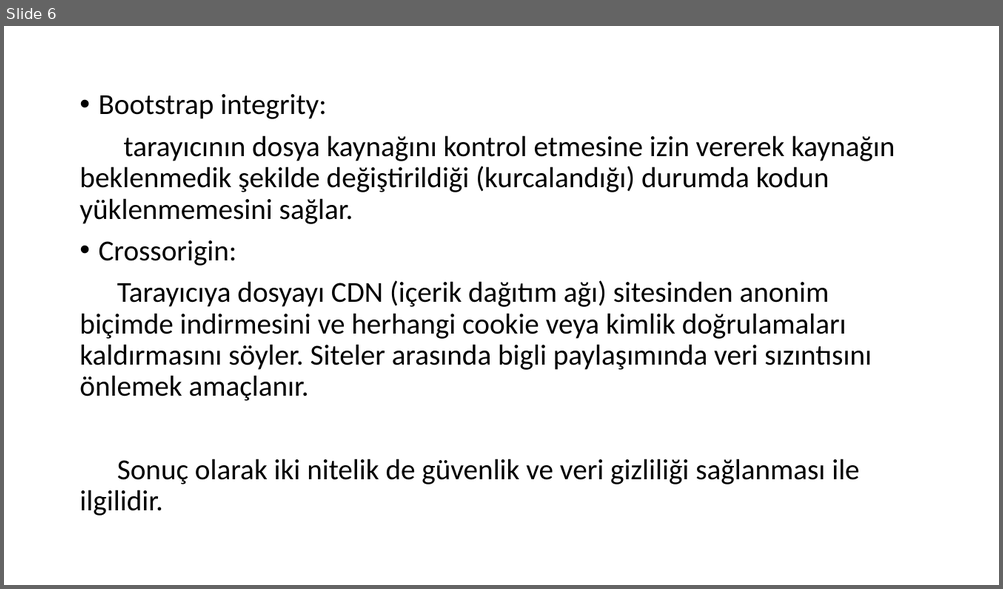
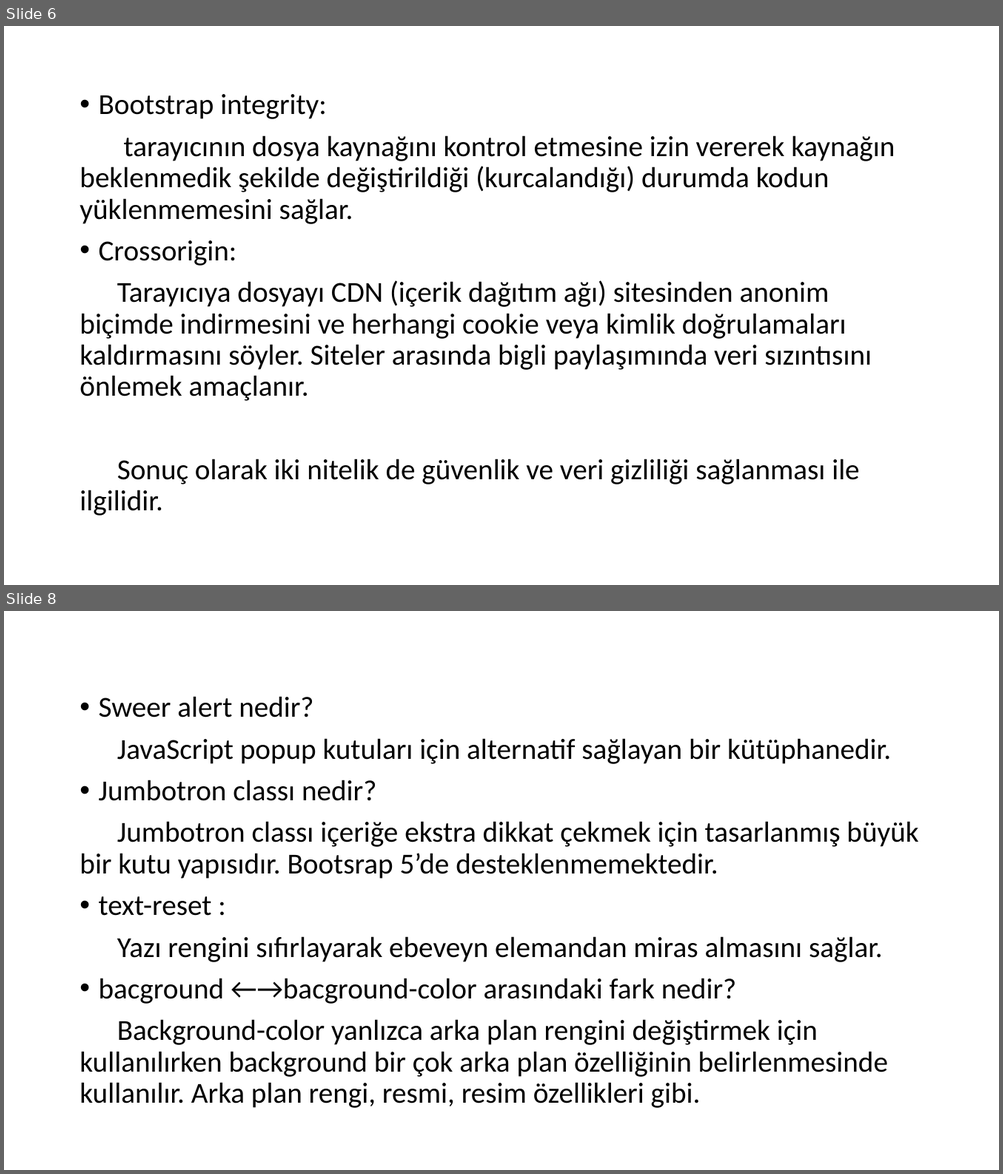
Before and after one commit to TechCareer-FrontEnd-1/tubisad-frontend-boredpanda11, a slide deck: hw.pptx. Shown one above the other, each under a label of ours: slide 6 before the commit, slides 6 and 8 after it; the slides between them are not shown. The pictures are 1003x589 and 1003x1174 pixels, drawn with LibreOffice and Linux fonts; fonts in the diff are those of the drawing. Boxes give left, top, right and bottom in pixels: in the first picture for what was removed or moved away, otherwise in the second. Text is boxed around its words. In the diff, an @@ line names an element or a change of style, - is before the commit and + after.

```diff
--- a/hw.pptx
+++ b/hw.pptx
@@ slide 8 added at box(4, 611, 999, 1170), background #FFFFFF @@
@@ text added at box(79, 696, 918, 1108), 28 pt, text #000000 @@
+• Sweer alert nedir?
+JavaScript popup kutuları için alternatif sağlayan bir kütüphanedir.
+• Jumbotron classı nedir?
+Jumbotron classı içeriğe ekstra dikkat çekmek için tasarlanmış büyük bir kutu yapısıdır. Bootsrap 5’de desteklenmemektedir.
+• text-reset :
+Yazı rengini sıfırlayarak ebeveyn elemandan miras almasını sağlar.
+• bacground ←→bacground-color arasındaki fark nedir?
+Background-color yanlızca arka plan rengini değiştirmek için kullanılırken background bir çok arka plan özelliğinin belirlenmesinde kullanılır. Arka plan rengi, resmi, resim özellikleri gibi.
```
Also in this commit, not shown: 2 other slides added, 1 other file.
